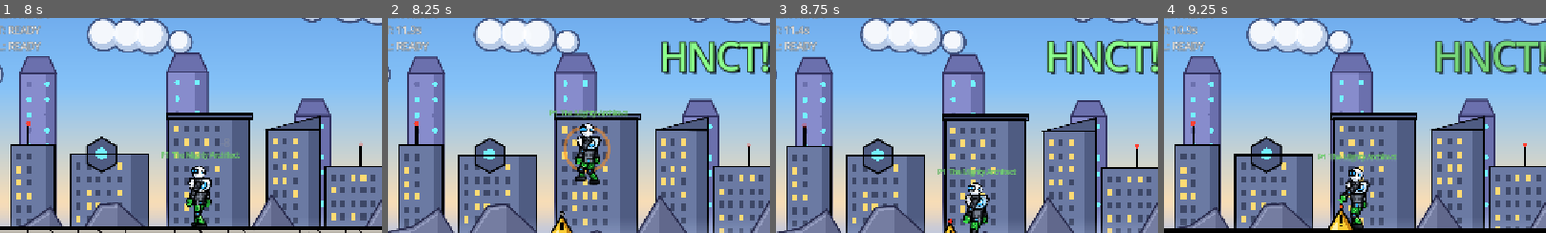
Above: before the commit, frames 1-4 (left to right).
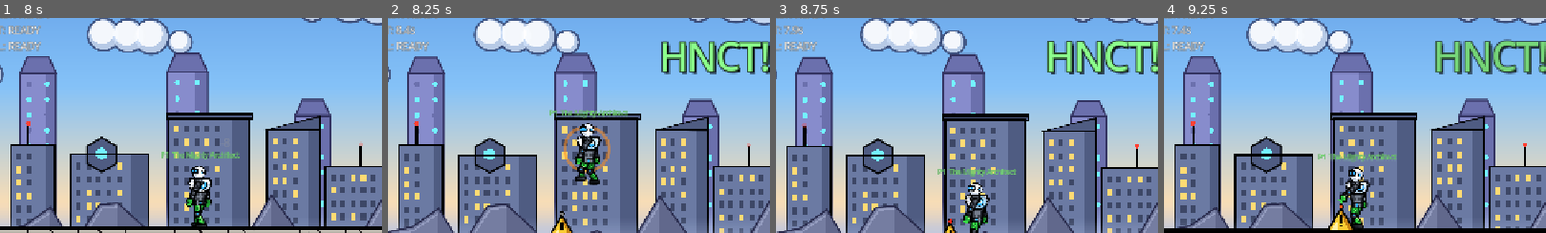
Above: after the commit, the same moments.

Repository: mahitoitadori2-dotcom/fighting-game
Game: Godot game, scene res://scenes/MainMenu.tscn
Same seed, same stepped clock (60 frames per second), same inputs: the game is played once before the commit and once after it.
Inputs (mouse positions are % of the whole screen's width and height, from its top left):
- Up to frame 1 (8 s): click "PLAY" at 0.5 s; click "START" at 1.25 s; tap Enter (ui_accept) at 2 s; move the mouse to (72, 45) at 2.02 s; hold Right (move_right) 2.03-2.75 s; tap 3 (drill) at 2.1, 3.8 s; click (72, 45) at 2.17 s; tap Up (jump) at 2.27, 2.57, 5.27, 5.57 s; tap 2 (hnct) at 2.3, 6.8 s; drag from (30, 55) to (59, 60) at 2.77 s; move the mouse to (60, 28) at 3.52 s; hold Right (move_right) 3.53-4.25 s; hold Space (punch) 3.53-4.25 s; drag from (45, 70) to (20, 35) at 4.27 s; move the mouse to (80, 65) at 5.02 s; hold Left (move_left) 5.03-5.75 s; hold Down (crouch) 5.03-5.75 s; tap Space (punch) at 5.3 s; drag from (20, 35) to (59, 61) at 5.77 s; move the mouse to (55, 50) at 6.52 s; hold L (debug_sim_back) 6.53-7.25 s; tap O (dummy_mash) at 6.6 s; click (55, 50) at 6.67 s; drag from (35, 25) to (30, 55) at 7.27 s
- Up to frame 2 (8.25 s): move the mouse to (72, 45) at 8.02 s; hold W from 8.03 s (still down); tap 2 (hnct) at 8.1 s
- Up to frame 3 (8.75 s): keep holding W; tap Up (jump) at 8.27, 8.57 s; tap 3 (drill) at 8.3 s
- Up to frame 4 (9.25 s): release W at 8.75 s; drag from (30, 55) to (66, 64) at 8.77 s
The pictures show only the part of the screen within x 7-57%, y 18-68%; the shares and areas given below are measured in that part.

Frame 1 is identical in both runs. In frame 2, 0.2% of the frame differs, in the area x 2-9%, y 3-8%; in frame 3, 0.2%; in frame 4, 0.2%.

Commit message:
Auto-commit: baldiag.gd, baldiag.gd.uid, ArchitectData.gd, WarriorData.gd +3 more

Diff:
--- a/_memprobe/baldiag.gd
+++ b/_memprobe/baldiag.gd
@@ -67,9 +67,16 @@
 func _run() -> void:
 	ArenaManager.p1_cpu = true
 	ArenaManager.selected_arena = "test"
+	var cls := {"warrior": "Warrior", "architect": "Player"}
 	for hero in ["warrior", "architect"]:
+		var wins := 0
 		for opp in ["firelord", "enlightened", "mimic", "anti"]:
-			print("P %s vs %s -> %s" % [hero, opp, await _match(hero, opp)])
+			for side in 2:
+				var r: String = await _match(hero, opp) if side == 0 else await _match(opp, hero)
+				if r.begins_with(String(cls[hero]) + " "):
+					wins += 1
+				print("P %s vs %s (side %d) -> %s" % [hero, opp, side, r])
+		print("P RESULT %s won %d / 8" % [hero, wins])
 	var keys := dmg.keys()
 	keys.sort()
 	for k in keys:
--- a/data/ArchitectData.gd
+++ b/data/ArchitectData.gd
@@ -6,8 +6,8 @@
 @export var cast_lock_time := 0.2
 
 @export_group("Rocket Delivery")
-@export var rocket_damage := 10
-@export var rocket_cooldown := 6.0
+@export var rocket_damage := 13                 # Versus buff 2026-11-17 (was 10)
+@export var rocket_cooldown := 4.5               # (was 6.0)
 @export var rocket_speed := 540.0
 @export var rocket_turn_rate := 4.0              # Homing strength (radians / second)
 @export var rocket_lifetime := 4.0
@@ -18,8 +18,8 @@
 @export var triple_rocket_spread_deg := 16.0
 
 @export_group("HNCT Triangle Bomb")
-@export var hnct_damage := 20
-@export var hnct_cooldown := 12.0
+@export var hnct_damage := 26                   # (was 20)
+@export var hnct_cooldown := 8.5                 # (was 12.0)
 @export var hnct_knockback := Vector2(300, -320)     # Medium
 @export var hnct_blast_radius := 120.0
 @export var hnct_arm_time := 0.4
@@ -27,16 +27,16 @@
 @export var hnct_triggers_on_owner := false
 
 @export_group("Armaggedon Drill")
-@export var drill_cooldown_hit := 15.0
-@export var drill_cooldown_miss := 20.0
+@export var drill_cooldown_hit := 10.0           # (was 15.0)
+@export var drill_cooldown_miss := 14.0          # (was 20.0)
 @export var drill_startup := 0.18
 @export var drill_lunge_time := 0.28
 @export var drill_lunge_speed := 900.0
 @export var drill_hitbox_size := Vector2(90, 44)
 @export var drill_hitbox_offset := Vector2(62, -62)
-@export var drill_grab_damage := 4
-@export var drill_tick_damage := 4
-@export var drill_tick_count := 6                # 4 + 6x4 = 28 total
+@export var drill_grab_damage := 5               # (was 4)
+@export var drill_tick_damage := 5               # (was 4)
+@export var drill_tick_count := 6                # 5 + 6x5 = 35 total
 @export var drill_tick_interval := 0.35
 @export var drill_miss_self_damage := 7
 @export var drill_miss_recovery := 0.5
@@ -50,7 +50,7 @@
 @export var goo_duration := 6.0
 @export var goo_slow_multiplier := 0.4           # Enemy speed x0.4
 @export var goo_extra_damage := 0.4              # Enemy takes +40% damage
-@export var goo_tick_damage := 1                 # Small damage while standing in it (lets Goo get the kill)
+@export var goo_tick_damage := 2                 # (was 1) Small damage while standing in it (lets Goo get the kill)
 @export var goo_tick_interval := 0.5
 
 @export_group("Full Arsenal of the Hexagon")
@@ -66,6 +66,7 @@
 
 func _init() -> void:
 	character_name = "The Mighty Architect"
+	punch_damage = 5                     # Versus buff 2026-11-17 (was 3)
 	# Onslaught flags: turn these on/off per character.
 	onslaught_melee_enabled = true
 	onslaught_projectile_enabled = true
@@ -78,6 +79,7 @@
 
 ## STORY MODE ONLY (StoryManager calls this on the fighter's own data copy; Versus keeps
 ## the defaults above). Same idea as the Warrior's Story buff: more damage, shorter cooldowns.
+## Since the Versus buff of 2026-11-17 the defaults already match these numbers.
 func apply_story_buff() -> void:
 	punch_damage = 5                     # Punch (Versus 3)
 	rocket_damage = 13                   # Rocket Delivery + Triple Rocket (10)
--- a/data/WarriorData.gd
+++ b/data/WarriorData.gd
@@ -17,9 +17,9 @@
 @export var sword_size := Vector2(70, 114)        # -115 .. -1 px: no blind spot at the bottom
 
 @export_group("Clinging Grab (1)")
-@export var grab_cooldown := 5.0
-@export var grab_damage := 5
-@export var grab_onslaught_damage := 7           # 5 x 1.5 rounded DOWN
+@export var grab_cooldown := 3.5                 # Versus buff 2026-11-17 (was 5.0)
+@export var grab_damage := 7                     # (was 5)
+@export var grab_onslaught_damage := 10          # 7 x 1.5 rounded DOWN (was 7)
 @export var grab_range := 380.0
 @export var grab_extend_speed := 1500.0
 @export var grab_return_speed := 1800.0
@@ -32,29 +32,29 @@
 @export var grab_onslaught_blast := 90.0
 
 @export_group("Royal Destiny (2)")
-@export var royal_cooldown := 17.0
+@export var royal_cooldown := 12.0                # (was 17.0)
 @export var royal_duration := 8.0
 @export var royal_damage_reduction := 0.4        # Takes 40% less damage
 @export var royal_swing_slow := 1.6              # Sword startup/active/recovery x1.6
 
 @export_group("Eternal Grasp (3)")
-@export var eternal_cooldown := 20.0
+@export var eternal_cooldown := 13.0               # (was 20.0)
 @export var eternal_duration := 1.4
 @export var eternal_wave_interval := 0.3         # A new burst of spikes every 0.3 s
-@export var eternal_spike_damage := 4
+@export var eternal_spike_damage := 5             # (was 4)
 @export var eternal_range := 150.0               # Short range
 @export var eternal_spike_count := 12
 @export var eternal_knockback := Vector2(110, -60)
 
 @export_group("G1: Unstable Expulsion")
 @export var mini_spike_count := 6
-@export var mini_spike_damage := 3
+@export var mini_spike_damage := 4               # (was 3)
 @export var mini_spike_speed := 520.0
 @export var mini_spike_turn := 7.0
 @export var mini_spike_lifetime := 2.2
 
 @export_group("G2: Shadow Swarm")
-@export var beam_damage := 25
+@export var beam_damage := 30                    # (was 25)
 @export var beam_range := 950.0
 @export var beam_height := 50.0
 @export var beam_charge := 0.4
@@ -70,6 +70,7 @@
 
 func _init() -> void:
 	character_name = "Warrior"
+	punch_damage = 5                     # Versus buff 2026-11-17 (was 3)
 	# Sword can NOT be Onslaughted and never causes Afterburn.
 	onslaught_melee_enabled = false
 	# Clinging Grab CAN be Onslaughted (uses the projectile flash).
@@ -82,6 +83,7 @@
 
 ## STORY MODE ONLY (StoryManager calls this on the fighter's own data copy; Versus keeps
 ## the defaults above). The 2026-11-08 Warrior buff: more damage, shorter cooldowns.
+## Since the Versus buff of 2026-11-17 the defaults already match these numbers.
 func apply_story_buff() -> void:
 	punch_damage = 5                     # Sword (Versus 3)
 	grab_cooldown = 3.5                  # (5.0)
--- a/scripts/ai/ArchitectAI.gd
+++ b/scripts/ai/ArchitectAI.gd
@@ -12,6 +12,11 @@
 
 const PREFERRED_MIN := 200.0
 const PREFERRED_MAX := 380.0
+
+
+func _init() -> void:
+	super._init()
+	hunt_minions = true                           # Balance 2026-11-17: punches Helpers away
 
 
 func think() -> void:
--- a/scripts/ai/BaseAI.gd
+++ b/scripts/ai/BaseAI.gd
@@ -25,6 +25,8 @@
 var wander_chance := 0.08        # Chance to walk the wrong way for one decision
 var block_chance := 0.25         # Chance to block when the enemy swings nearby
 var onslaught_chance := 0.5      # Chance to use Onslaught when the bar flashes
+var hunt_minions := false        # Target enemy minions (e.g. the Enlightened One's Helpers) that come close
+const MINION_RANGE := 220.0
 
 # ----- Perception (refreshed before every think()) -----
 var f: ControlledFighter
@@ -137,6 +139,17 @@
 	enemy = CombatManager.find_enemy(f)
 	if enemy == null:
 		return
+	if hunt_minions:
+		# A minion slicing at us is the bigger threat: hit it first (they have little HP)
+		var best := minf(absf(enemy.global_position.x - f.global_position.x), MINION_RANGE)
+		for n in f.get_tree().get_nodes_in_group("helpers"):
+			var m := n as Fighter
+			if m == null or m.is_dead or CombatManager.are_allies(f, m):
+				continue
+			var md := absf(m.global_position.x - f.global_position.x)
+			if md < best and absf(m.global_position.y - f.global_position.y) < 120.0:
+				best = md
+				enemy = m
 	var dx := enemy.global_position.x - f.global_position.x
 	dist = absf(dx)
 	dir = 1.0 if dx >= 0.0 else -1.0
--- a/scripts/ai/WarriorAI.gd
+++ b/scripts/ai/WarriorAI.gd
@@ -14,6 +14,7 @@
 func _init() -> void:
 	super._init()
 	block_chance = 0.15                           # Rushdown: blocks less than the Architect
+	hunt_minions = true                           # Balance 2026-11-17: cuts down Helpers
 
 
 func think() -> void:
Not shown, added: _memprobe/baldiag.gd.uid
